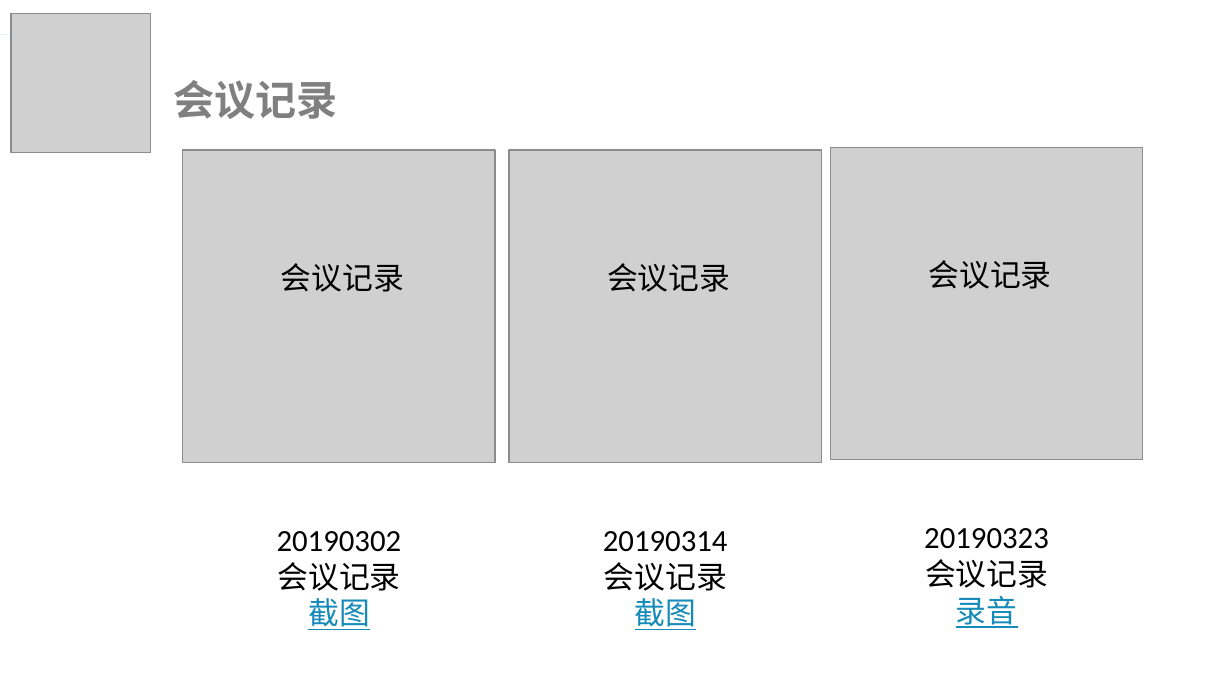
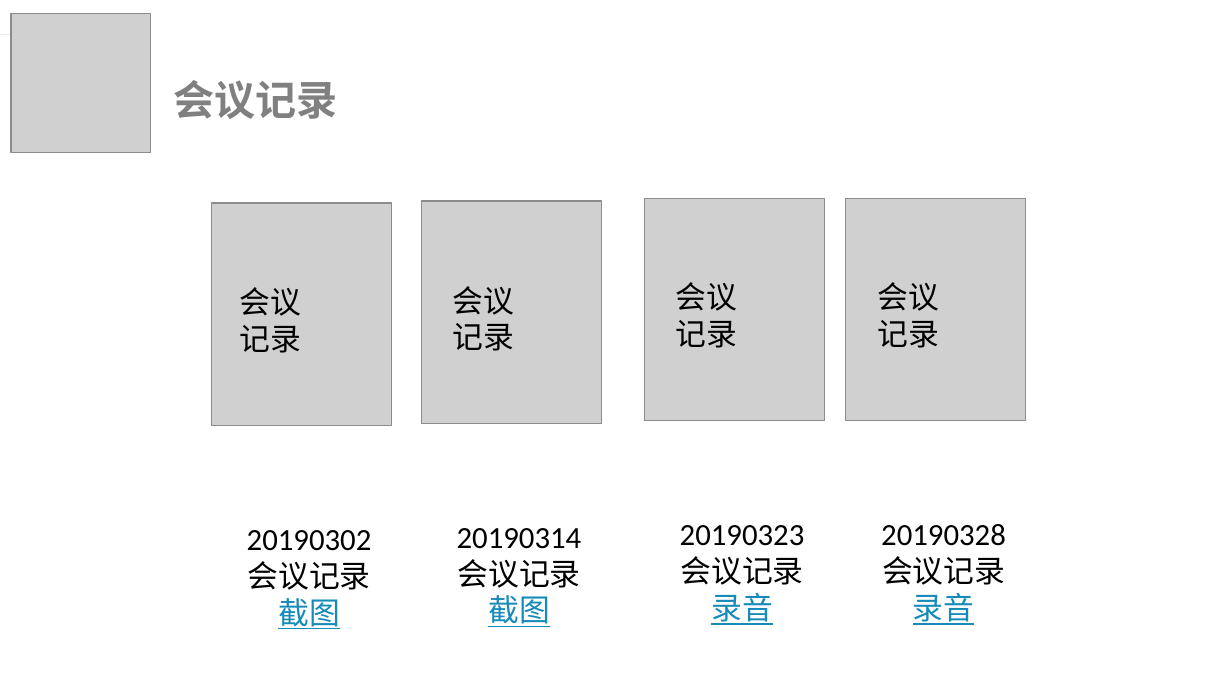
Before and after one commit to lorenzoyoung/ZUCC-Lazy-Bone, a slide deck: slide 33 of 评审PPT/项目计划/ZUCCLazyBone项目计划.pptx (slide 31 before the commit). Drawn at 1232x693 pixels with LibreOffice and Linux fonts; fonts in the diff are those of the drawing; grey boxes stand for pictures. Boxes give left, top, right and bottom in pixels: in the first picture for what was removed or moved away, otherwise in the second. Text is boxed around its words. In the diff, an @@ line names an element or a change of style, - is before the commit and + after.

```diff
--- a/评审PPT/项目计划/ZUCCLazyBone项目计划.pptx
+++ b/评审PPT/项目计划/ZUCCLazyBone项目计划.pptx
@@ picture: place and size @@
-picture at (182, 150, 495, 463)
+picture at (212, 203, 392, 426)
@@ picture: place and size @@
-picture at (509, 150, 822, 463)
+picture at (421, 201, 601, 424)
@@ picture: place and size @@
-picture at (830, 148, 1143, 461)
+picture at (644, 198, 824, 421)
@@ picture added at (846, 198, 1026, 421) @@
@@ text "会议记录" rewrapped from (281, 263, 404, 292) to (239, 287, 301, 353) @@
@@ text "会议记录" rewrapped from (607, 263, 730, 292) to (453, 286, 515, 351) @@
@@ text "会议记录" rewrapped from (928, 260, 1051, 289) to (676, 282, 738, 348) @@
@@ text added at (877, 282, 939, 348), 18 pt, text #000000 @@
+会议记录
@@ text "20190323": place and size @@
-text "20190323" at (924, 528, 1049, 628)
+text "20190323" at (680, 525, 805, 625)
@@ text "20190302": place and size @@
-text "20190302" at (277, 531, 402, 630)
+text "20190302" at (247, 530, 372, 629)
@@ text "20190314": place and size @@
-text "20190314" at (603, 531, 728, 630)
+text "20190314" at (457, 528, 582, 627)
@@ text added at (881, 524, 1006, 625), 18 pt, text #000000 @@
+20190328
+会议记录
+录音
```
Also in this commit, not shown: 5 other slides changed, 2 slides added, 18 other files.
